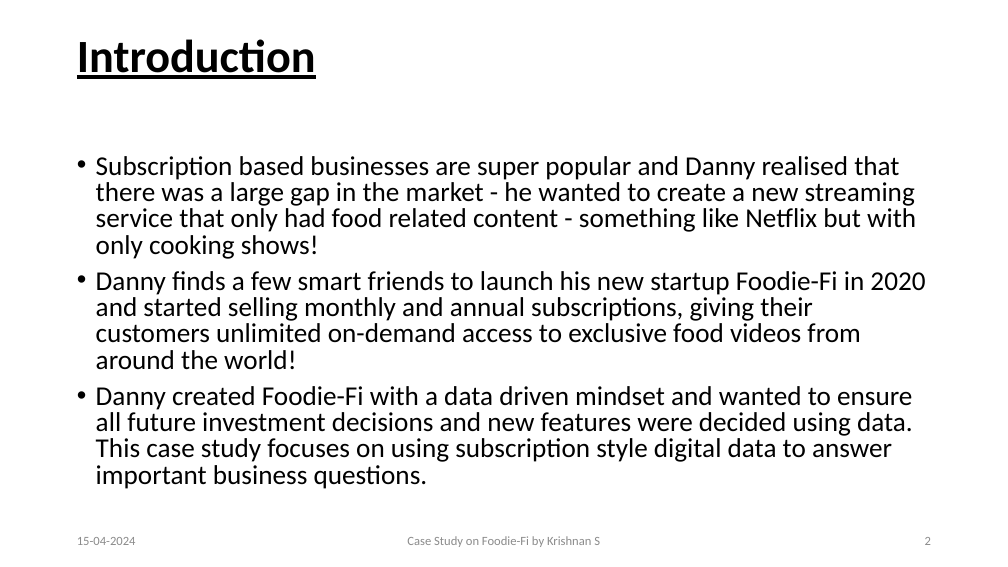
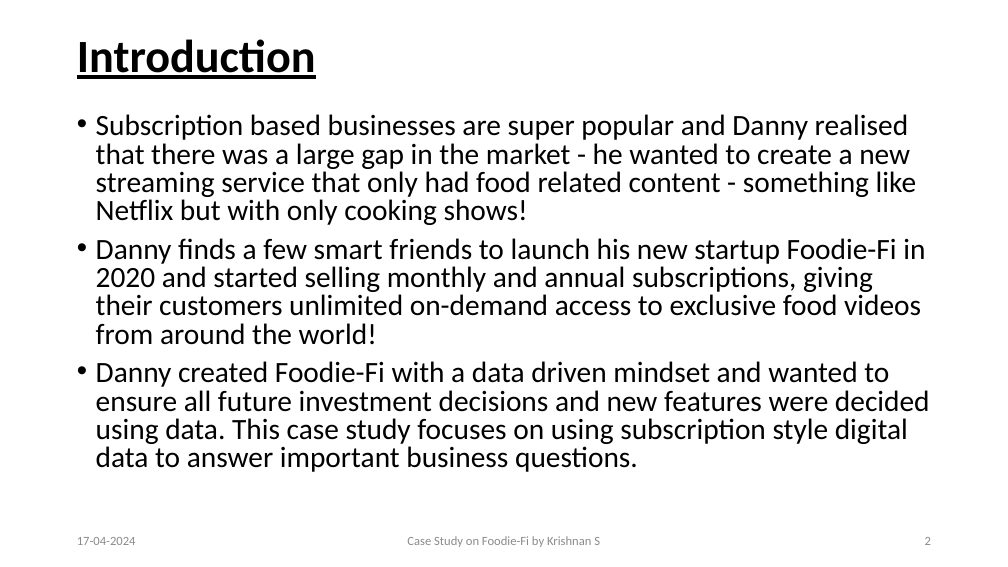
Before and after one commit to Krishnann-s/8-Week-SQL-Challenge, a slide deck: slide 2 of Case Study 3/Foodie Fi.pptx. Drawn at 1008x567 pixels with LibreOffice and Linux fonts; fonts in the diff are those of the drawing. Boxes give left, top, right and bottom in pixels: in the first picture for what was removed or moved away, otherwise in the second. Text is boxed around its words. In the diff, an @@ line names an element or a change of style, - is before the commit and + after.

```diff
--- a/Case Study 3/Foodie Fi.pptx
+++ b/Case Study 3/Foodie Fi.pptx
@@ text "Subscription based businesses are super ...": place and size @@
-text "Subscription based businesses are super ..." at <box>96,156,925,489</box>
+text "Subscription based businesses are super ..." at <box>96,114,930,472</box>
@@ text "Subscription based businesses are super ..." at <box>96,114,930,472</box>: size 25.9 to 28 pt @@
@@ text at <box>77,537,136,545</box>: text changed @@
-15-04-2024
+17-04-2024
```
Also in this commit, not shown: 14 other slides changed.
